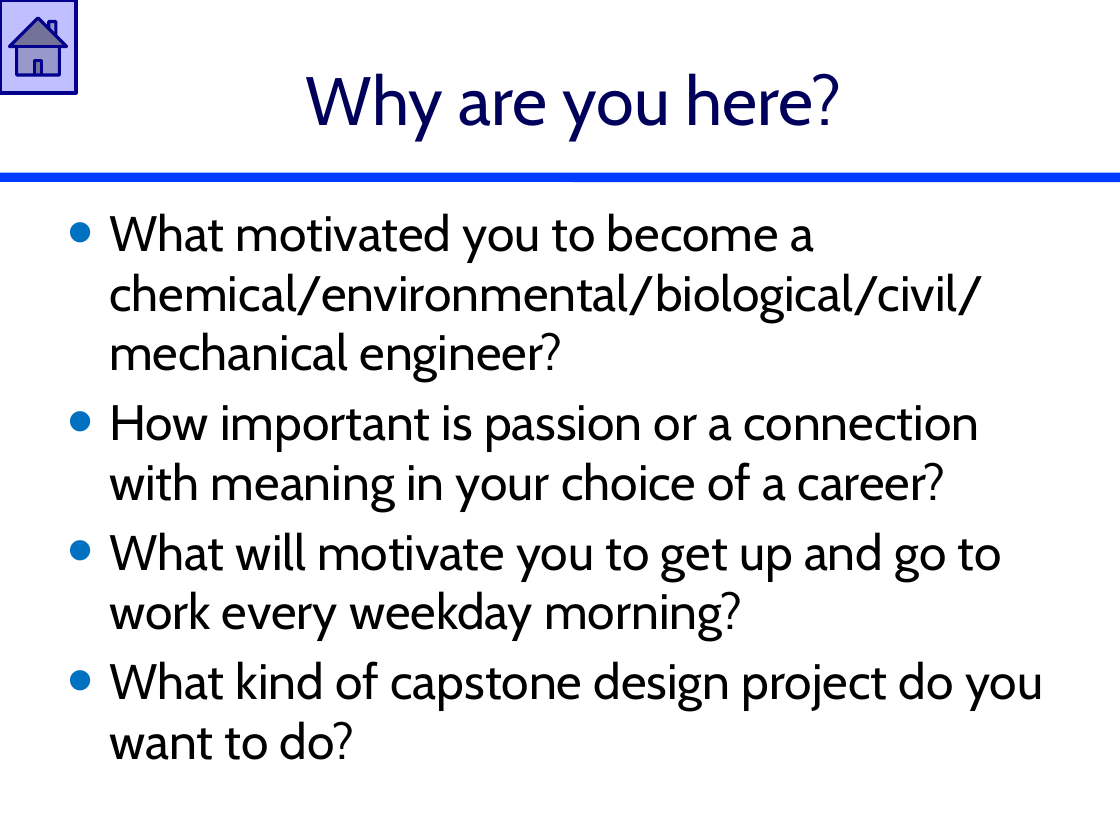
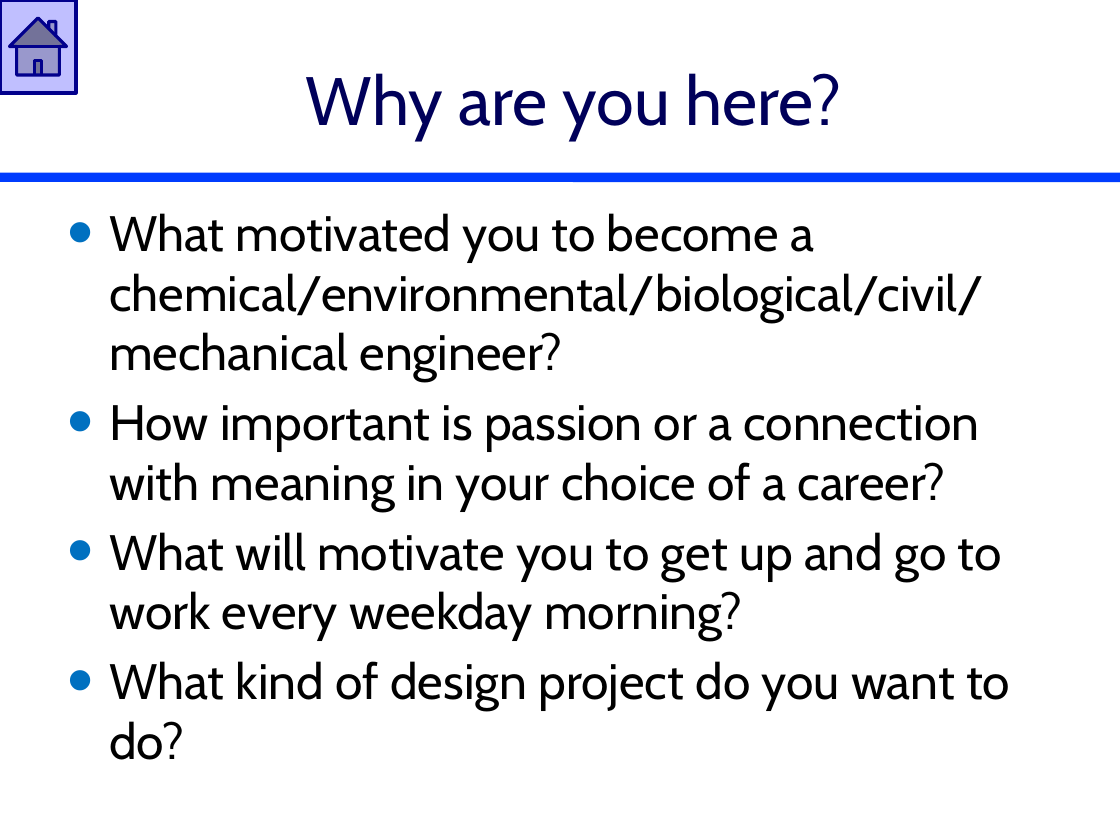
Before and after one commit to AguaClara/SWOT, a slide deck: slide 2 of Lectures/In Class/Design Reflections.pptx. Drawn at 1120x840 pixels with LibreOffice and Linux fonts; fonts in the diff are those of the drawing. Boxes give left, top, right and bottom in pixels: in the first picture for what was removed or moved away, otherwise in the second. Text is boxed around its words. In the diff, an @@ line names an element or a change of style, - is before the commit and + after.

```diff
--- a/Lectures/In Class/Design Reflections.pptx
+++ b/Lectures/In Class/Design Reflections.pptx
@@ text at box(109, 661, 1010, 760): text changed @@
-• What kind of capstone design project do you want to do?
+• What kind of design project do you want to do?
```
Also in this commit, not shown: 8 other slides changed, 4 slides removed, 1 other file.
